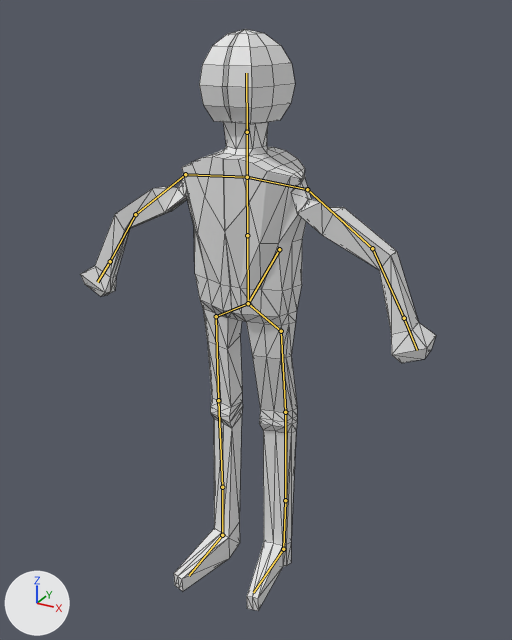
What one commit did to the Blender file slappables/enemies/enemy.blend.
Both versions are drawn from a camera (50 mm lens) standing at (14.8, -26.1, 27.2) and looking at (0.9, -0.8, 14.6). The lights are fixed; the arrows at lower left show +X, +Y and +Z. Both versions are drawn at frame 5 of the action 'telekinesis_end'; the numbers are the values there. The bones that bend it are drawn over the model as lines. Mesh edges are drawn as thin lines.
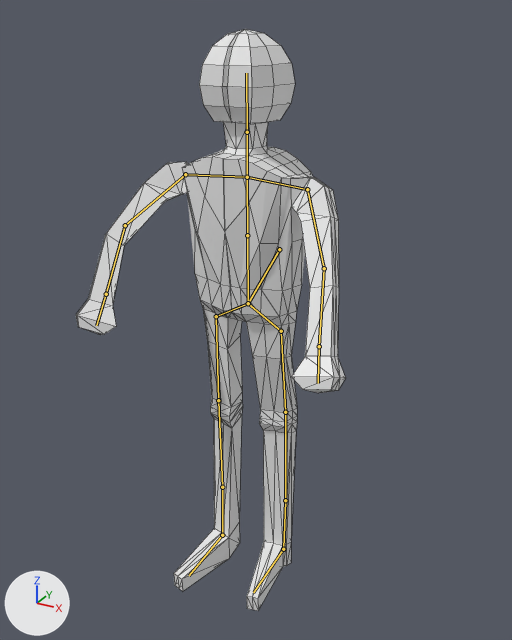
Commit message: Fixing telekinesis end animation

What the commit changed:
Bone 'RightUpperArm' (bone_rightupperarm) turns from (1, -175, -40) to (50, -15, -40) degrees about its own x, y and z.
Bone 'RightForearm' (bone_rightforearm) turns from (0, 0, -32) to (0, 0, 20) degrees about its own x, y and z.
Bone 'LeftUpperArm' (bone_leftupperarm) turns from (0, 178, 43) to (29, 1, 21) degrees about its own x, y and z.
Bone 'LeftForearm' (bone_leftforearm) turns from (0, 0, 38) to (0, 0, -5) degrees about its own x, y and z.

What differs and where, as boxes [x1, y1, x2, y2] in the pictures (512 x 640 px):
'Sphere', posed (24% narrower): before [80, 29, 436, 611]; after [76, 29, 345, 611]
bone 'RightUpperArm', root to tip: before (185, 174) to (135, 214); after (185, 174) to (125, 225)
bone 'RightForearm', root to tip: before (135, 214) to (110, 261); after (125, 225) to (106, 294)
bone 'LeftUpperArm', root to tip: before (307, 189) to (372, 248); after (307, 189) to (324, 268)
bone 'LeftForearm', root to tip: before (372, 248) to (404, 318); after (324, 268) to (319, 346)
